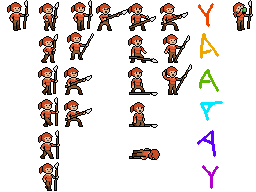
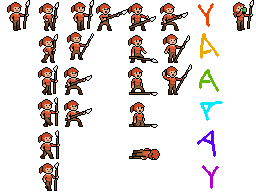
The second 256 x 192 image is a revision of the first. Changes to its layers:
renamed "spear #20" to "spear #21", painted on it over [left=247, top=0, right=256, bottom=9]
painted on "spear #7" over [left=87, top=0, right=96, bottom=9]
painted on "spear" over [left=23, top=0, right=32, bottom=9]
